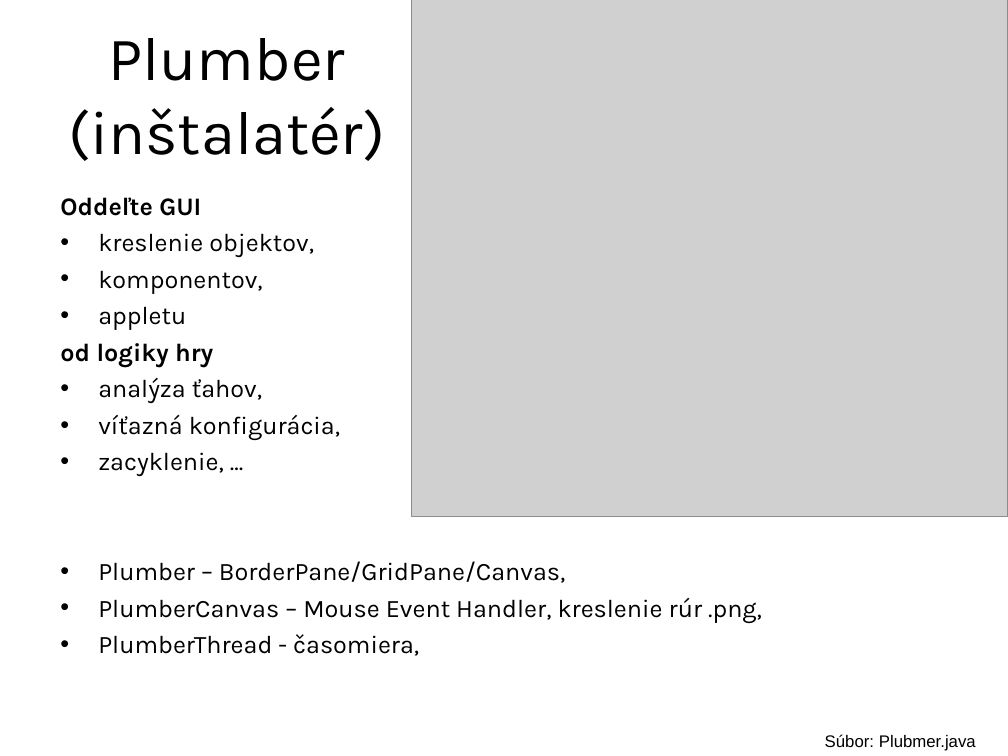
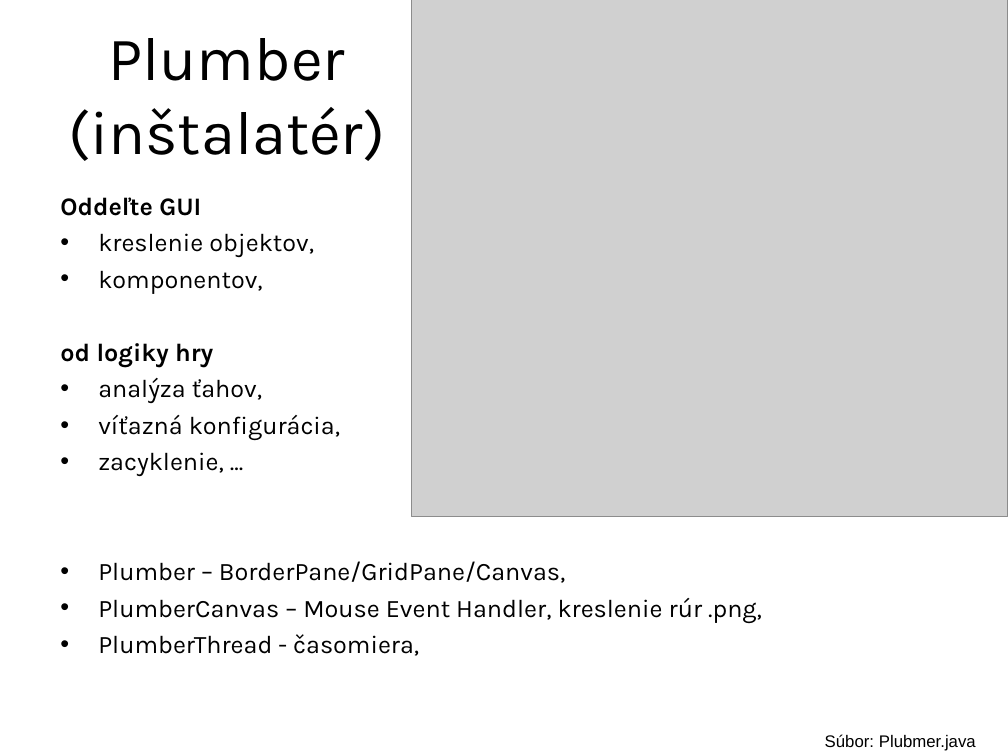
Before and after one commit to Programovanie4/Prednasky, a slide deck: slide 29 of 12/12_java.ppt (slide 30 before the commit). Drawn at 1008x756 pixels with LibreOffice and Linux fonts; fonts in the diff are those of the drawing; grey boxes stand for pictures. Boxes give left, top, right and bottom in pixels: in the first picture for what was removed or moved away, otherwise in the second. Text is boxed around its words. In the diff, an @@ line names an element or a change of style, - is before the commit and + after.

```diff
--- a/12/12_java.ppt
+++ b/12/12_java.ppt
@@ text at (98, 306, 186, 330): paragraph removed @@
-• appletu
```
Also in this commit, not shown: 8 other slides changed, 1 slide removed, 3 other files.
